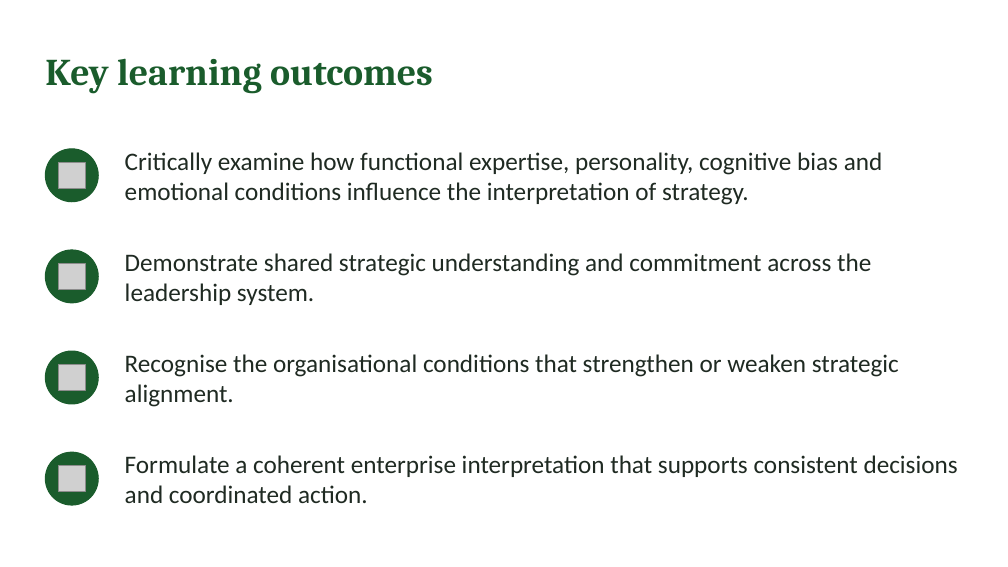
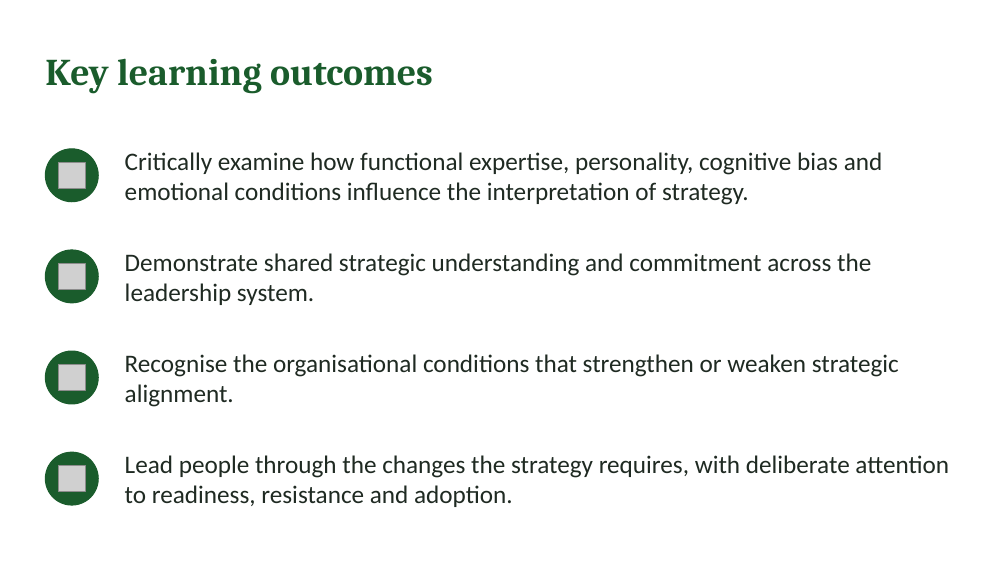
Before and after one commit to IBSL26/ibsl-platform, a slide deck: slide 2 of Unit decks/Unit 05 - Aligning Heart & Mind.pptx. Drawn at 1008x567 pixels with LibreOffice and Linux fonts; fonts in the diff are those of the drawing; grey boxes stand for pictures. Boxes give left, top, right and bottom in pixels: in the first picture for what was removed or moved away, otherwise in the second. Text is boxed around its words. In the diff, an @@ line names an element or a change of style, - is before the commit and + after.

```diff
--- a/Unit decks/Unit 05 - Aligning Heart & Mind.pptx
+++ b/Unit decks/Unit 05 - Aligning Heart & Mind.pptx
@@ text at (x1=125, y1=455, x2=949, y2=507): text changed @@
-Formulate a coherent enterprise interpretation that supports consistent decisions and coordinated action.
+Lead people through the changes the strategy requires, with deliberate attention to readiness, resistance and adoption.
```
Also in this commit, not shown: 8 other slides changed, 8 slides added, 8 other files.
